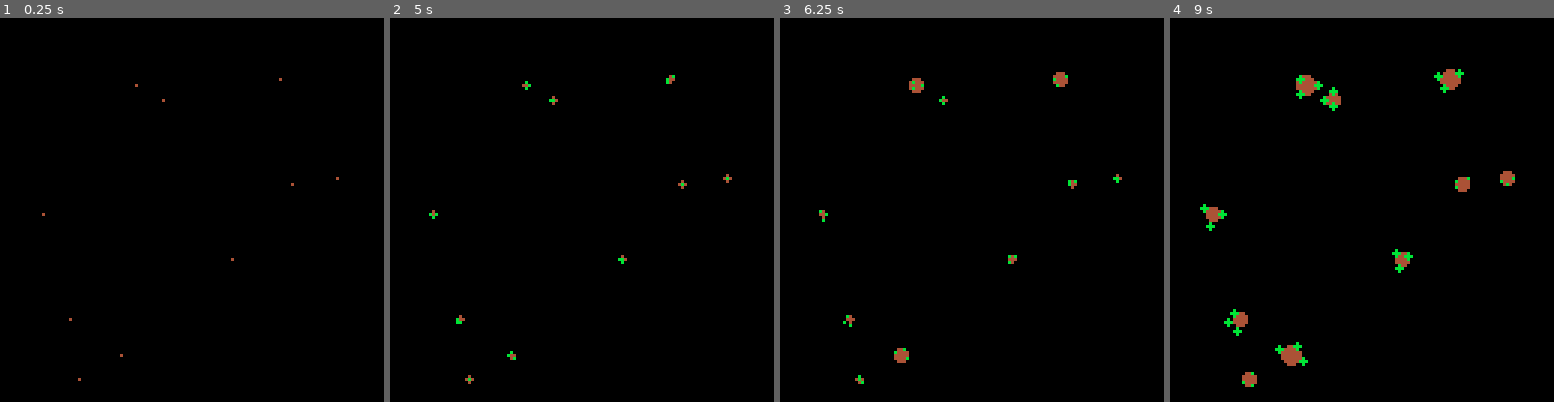
Above: before the commit, frames 1-4 (left to right).
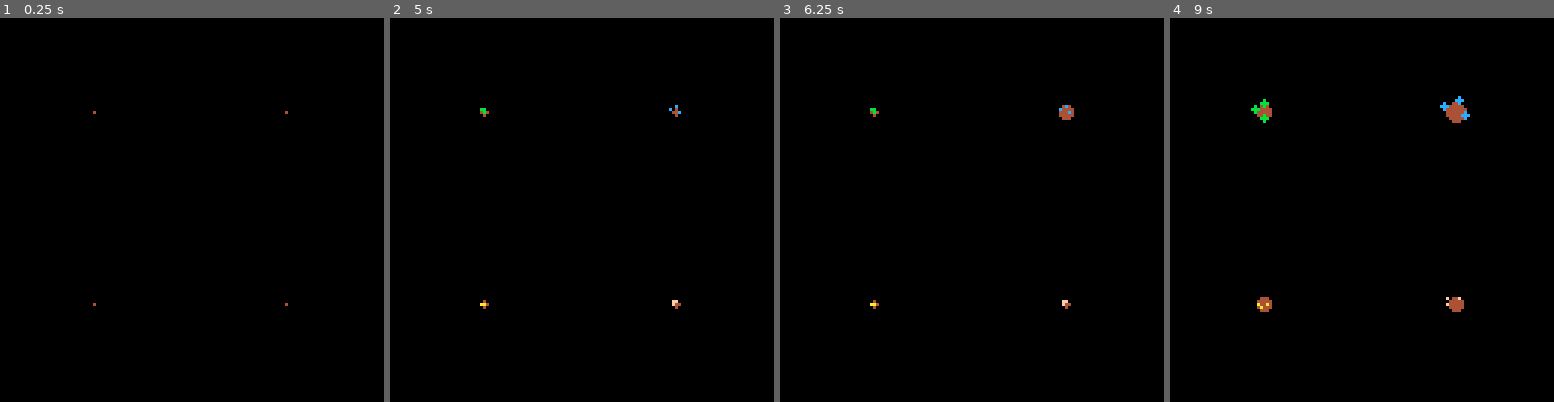
Above: after the commit, the same moments.

Repository: erwinbonsma/WhereToRootPico8
Game: PICO-8 cartridge wheretoroot.p8
Same seed, same stepped clock (60 frames per second), same inputs: the game is played once before the commit and once after it.
Inputs:
- Up to frame 1 (0.25 s): no input
- Up to frame 2 (5 s): no input
- Up to frame 3 (6.25 s): no input
- Up to frame 4 (9 s): no input

The runs differ from the first frame. In frame 1, less than 0.1% of the frame differs, in the area x 10-89%, y 15-95%; in frame 2, 0.5%; in frame 3, 0.9%; in frame 4, 2.8%, in the area x 7-90%, y 13-97%.

Commit message:
Add tree families

Diff:
--- a/wheretoroot.p8
+++ b/wheretoroot.p8
@@ -5,6 +5,12 @@
 seed_r=2.5
 tree_r=3
 branch_l=6
+families={
+ {x=31,y=31,c1=11,c2=3},
+ {x=95,y=31,c1=12,c2=13},
+ {x=31,y=95,c1=10,c2=9},
+ {x=95,y=95,c1=15,c2=14}
+}
 
 function vlen(dx,dy)
  return sqrt(dx*dx+dy*dy)
@@ -195,7 +201,11 @@
  self.age+=self.growrate
  if self.age>1 then
   --root and change into tree
-  local t=tree:new(self.x,self.y)
+  local t=tree:new(
+   self.x,self.y,{
+    family=self.family
+   }
+  )
   grid:add(t)
   add(trees,t)
   return true
@@ -219,7 +229,8 @@
 
 function seed:draw()
  circfill(
-  self.x,self.y,self.r,10
+  self.x,self.y,self.r,
+  self.family.c2
  )
 end
 
@@ -245,7 +256,9 @@
  o.seeds={}
  for angle in all(angles) do
   add(o.seeds,seed:new(
-   sin(angle),cos(angle)
+   sin(angle),cos(angle),{
+    family=o.family
+   }
   ))
  end
 
@@ -289,7 +302,10 @@
  for s in all(self.seeds) do
   local x=self.x+s.dx*r2
   local y=self.y+s.dy*r2
-  circfill(x,y,r1,11)
+  circfill(
+   x,y,r1,
+   self.family.c1
+  )
  end
 end
 
@@ -297,15 +313,10 @@
  grid=cellgrid:new()
  trees={}
  seeds={}
- for i=1,10 do
-  local t=nil
-  while t==nil do
-   local x=rnd(128)
-   local y=rnd(128)
-   if grid:fits(x,y,6) then
-    t=tree:new(x,y)
-   end
-  end
+ for f in all(families) do
+  t=tree:new(f.x,f.y,{
+   family=f
+  })
   add(trees,t)
   grid:add(t)
  end
